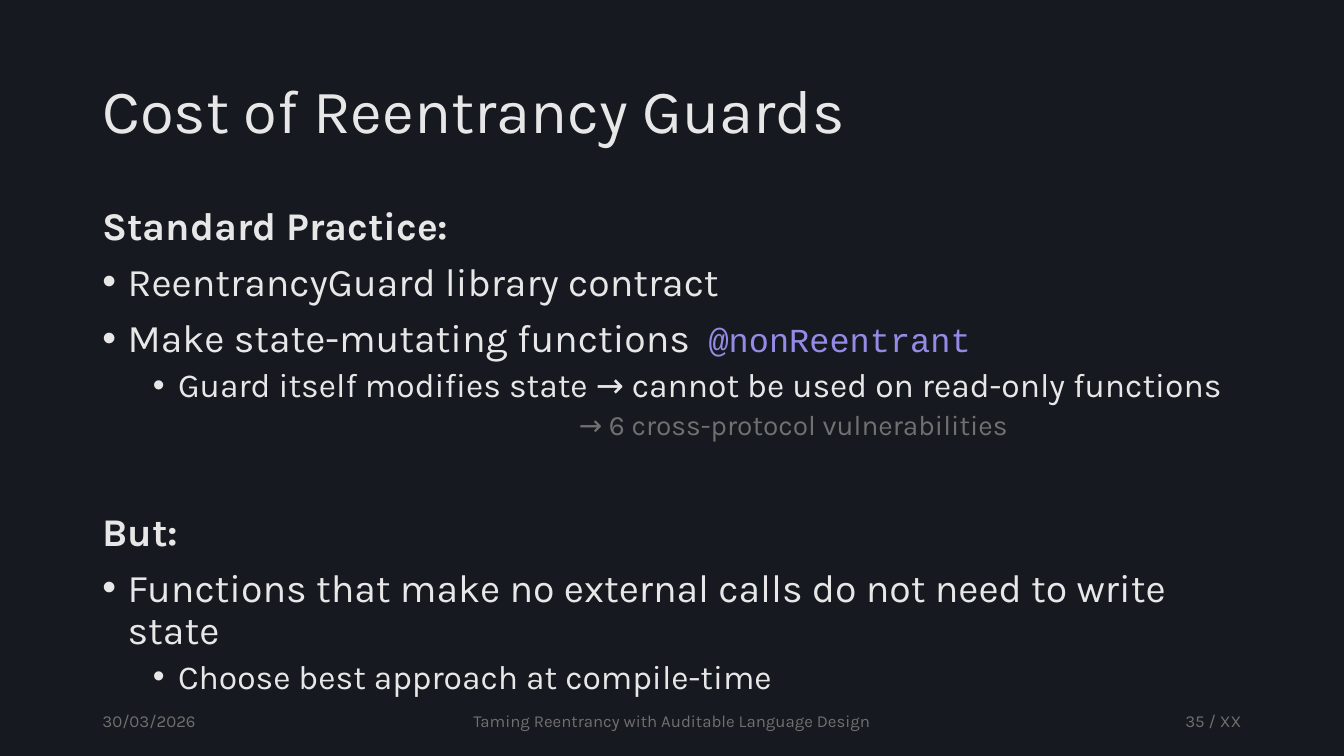
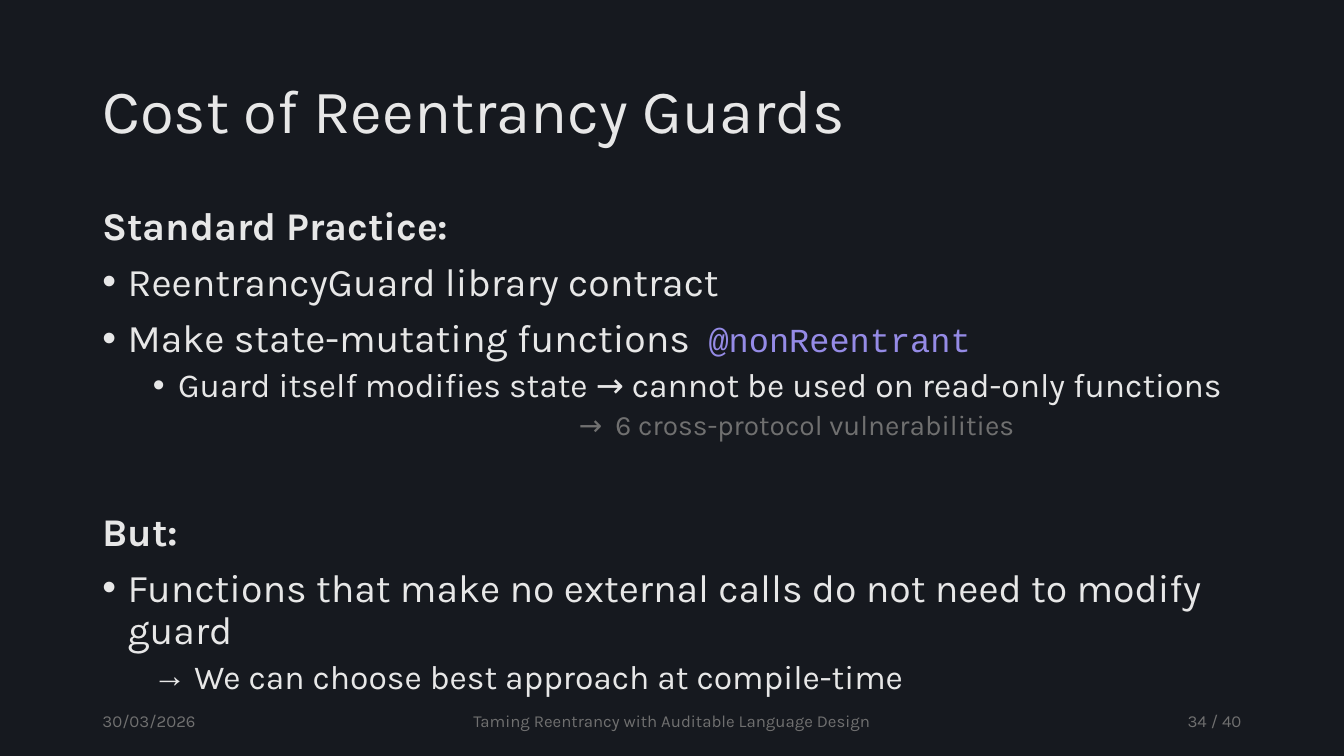
Before and after one commit to tzann/thesis, a slide deck: slide 34 of doc/presentation/Thesis.pptx (slide 35 before the commit). Drawn at 1344x756 pixels with LibreOffice and Linux fonts; fonts in the diff are those of the drawing. Boxes give left, top, right and bottom in pixels: in the first picture for what was removed or moved away, otherwise in the second. Text is boxed around its words. In the diff, an @@ line names an element or a change of style, - is before the commit and + after.

```diff
--- a/doc/presentation/Thesis.pptx
+++ b/doc/presentation/Thesis.pptx
@@ text at (x1=128, y1=575, x2=1202, y2=697): text changed @@
-• Functions that make no external calls do not need to write state
-  • Choose best approach at compile-time
+• Functions that make no external calls do not need to modify guard
+  → We can choose best approach at compile-time
@@ page number at (x1=1188, y1=716, x2=1241, y2=727): text changed @@
-35 / XX
+34 / 40
```
Also in this commit, not shown: 12 other slides changed, 4 slides removed.
